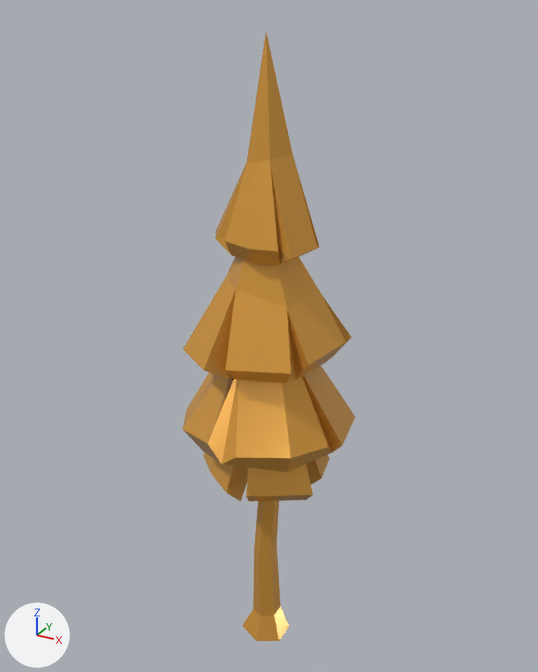
A saved change to the glTF model public/models/tree-forest.glb.
One viewpoint serves both versions: a 50 mm lens placed at (4.42, -7.96, 9.06), pointed at (-0.1, 0.25, 4.96). Every picture has the same lights, and +X, +Y and +Z are marked at lower left. Where no turn or scale is listed for an object, it has been applied to the vertices.

The first picture shows 'tree-forest'.
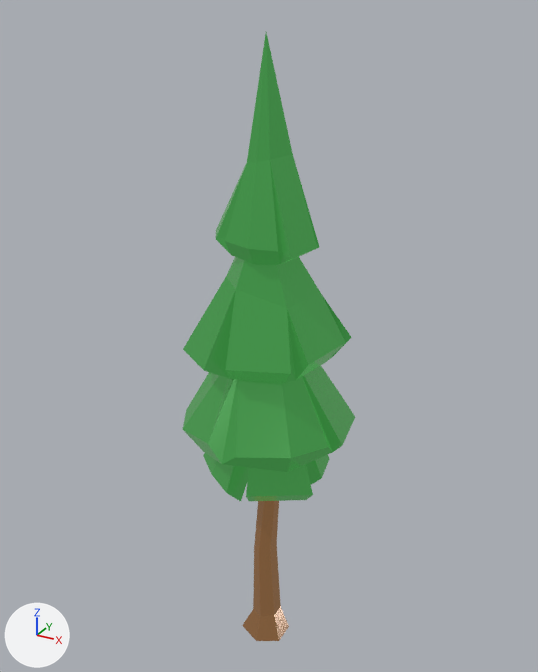
The change, as a diff of the scene's bpy script:
```diff
--- a/public/models/tree-forest.glb.py
+++ b/public/models/tree-forest.glb.py
@@ img_base @@
+img_base = load_image('base', '_unpacked/base', 1024, 1024, 'sRGB')
@@ mat_lowpoly_colors_001 @@
+mat_lowpoly_colors_001 = bpy.data.materials.new('LOWPOLY-COLORS.001')
+# uses the picture img_base
@@ me_tree_forest @@
 me_tree_forest.from_pydata(...)  # 161 vertices, 306 faces; spans x -1.21..1.2, y -1.19..1.24, z -0.01..8.84
-me_tree_forest.materials.append(mat_lowpoly_colors)  # orange #e7a747
+me_tree_forest.materials.append(mat_lowpoly_colors_001)
```

What differs and where, as boxes (x1, y1, x2, y2) in the pictures (538 x 672 px):
'tree-forest', recoloured (orange to green)
    both: (183, 32, 355, 641)
